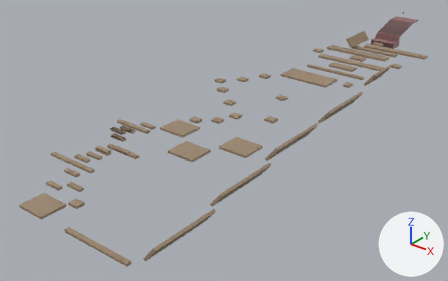
The glTF model assets/playground.glb: old version first, new version second.
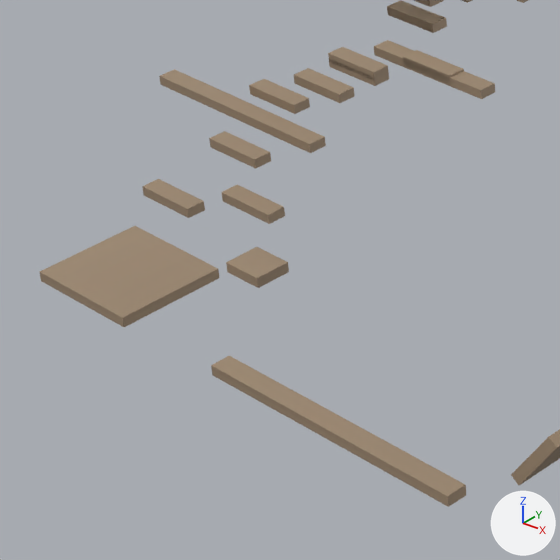
The first picture shows the older version from a camera (50 mm lens) standing at (244.0, -590.0, 163.0) and looking at (-42.0, -233.0, -58.0). The close-ups show both versions on the part from 2% to 35% of the width and 47% to 100% of the height of that picture; other places that the commit changed are outside them. Arrows for +X, +Y and +Z are at lower right; the lights stay in place. Where no turn or scale is listed for an object, it has been applied to the vertices.

Script lines for the objects in view, before the commit:
```python
me_cube_010 = bpy.data.meshes.new('Cube.010')
me_cube_010.from_pydata(...)  # a box spanning x -1.0..1.0, y -1.0..1.0, z -1.0..1.0
me_cube_010.materials.append(mat_wall_008)  # picture img_resurrect_64_32x
ob_cube_030 = bpy.data.objects.new('Cube.030', me_cube_010)
ob_cube_030.parent = ob_plattform_027
ob_cube_030.location = (0.0, 0.0, 0.0)
ob_cube_030.scale = (4.37, 1.79, 0.946)
ob_cube_036 = bpy.data.objects.new('Cube.036', me_cube_010)
ob_cube_036.parent = ob_plattform_033
ob_cube_036.location = (0.0, 0.0000305, 0.0)
ob_cube_036.scale = (4.37, 1.79, 0.946)
ob_plattform_014 = bpy.data.objects.new('Plattform.014', None)
ob_plattform_014.location = (-0.349, -403.6, -49.25)
ob_plattform_014.scale = (6.2, 1.0, 1.0)
ob_plattform_015 = bpy.data.objects.new('Plattform.015', None)
ob_plattform_015.location = (-37.39, -387.2, -42.65)
ob_plattform_015.rotation_euler = (0.0, 0.0, 1.571)  # degrees (0, 0, 90)
ob_plattform_015.scale = (0.736, 2.21, 1.0)
ob_plattform_016 = bpy.data.objects.new('Plattform.016', None)
ob_plattform_016.location = (-20.51, -299.7, -35.19)
ob_plattform_016.scale = (2.63, 5.48, 1.0)
ob_plattform_021 = bpy.data.objects.new('Plattform.021', None)
ob_plattform_021.location = (-77.24, -314.4, -35.75)
ob_plattform_021.scale = (1.48, 1.0, 1.0)
ob_plattform_027 = bpy.data.objects.new('Plattform.027', None)
ob_plattform_027.location = (-77.24, -314.4, -35.75)
ob_plattform_027.scale = (1.48, 1.0, 1.0)
# also in view: 'Cube.017' at (0.0, -404.0, -49.0); 'Cube.050' at (35.0, -369.0, -44.0); 'Cube.025' at (-77.0, -330.0, -40.0); 'Cube.018' at (-37.0, -387.0, -43.0); 'Cube.037' at (-77.0, -375.0, -50.0)
```
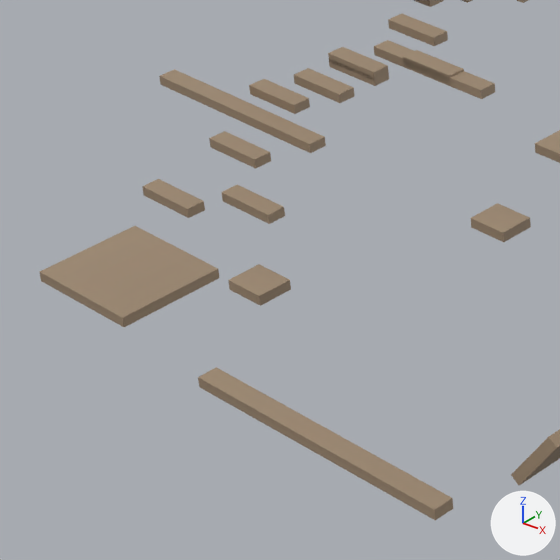
Not drawn themselves, but carrying or shaping drawn objects: ob_plattform_014, ob_plattform_015, ob_plattform_016, ob_plattform_021, ob_plattform_027.

Location of each change, [x1, y1, x2, y2] in pixels of the close-ups (560 x 560 px):
'Cube.017', moved: before [211, 356, 466, 507]; after [198, 367, 453, 520]
'Cube.018', moved: before [226, 247, 289, 288]; after [228, 264, 291, 306]
'Cube.054', moved, turned, rescaled (not visible before): after [471, 203, 531, 242]
'Cube.024', moved: before [387, 1, 447, 33]; after [388, 14, 448, 46]
'Cube.030', moved, turned, rescaled: before [387, 0, 447, 33]; after [329, 59, 389, 86]
'Cube.019', moved (not visible before): after [535, 130, 560, 163]
'Cube.038', unchanged, uncovered by the edit: before [222, 184, 285, 224]; after [40, 226, 219, 327]
'Cube.039', unchanged, covered by the edit: before [40, 226, 219, 327]
'Cube.033', unchanged, uncovered by the edit: before [249, 79, 310, 114]; after [159, 69, 326, 153]
'Cube.034', unchanged, covered by the edit: before [159, 69, 326, 153]; after [294, 68, 355, 103]

Edits to the bpy script that builds the scene:
```text
Change ob_plattform_014:
    ob_plattform_014.location: (-0.349, -403.6, -49.25) -> (-0.349, -406.4, -50.06)
Change ob_plattform_015:
    ob_plattform_015.location: (-37.39, -387.2, -42.65) -> (-37.39, -387.2, -46.07)
Change ob_plattform_016:
    ob_plattform_016.location: (-20.51, -299.7, -35.19) -> (-20.51, -318.1, -43.75)
Change ob_plattform_021:
    ob_plattform_021.location: (-77.24, -314.4, -35.75) -> (-77.24, -314.4, -38.64)
Change ob_plattform_027:
    ob_plattform_027.location: (-77.24, -314.4, -35.75) -> (-17.21, -351.1, -43.32)
    ob_plattform_027.rotation_euler: (0.0, 0.0, 0.0) -> (0.0, 0.0, 1.571)  # degrees (0, 0, 0) -> degrees (0, 0, 90)
    ob_plattform_027.scale: (1.48, 1.0, 1.0) -> (0.736, 2.21, 1.0)
Change ob_cube_030:
    ob_cube_030.parent: ob_plattform_027 -> ob_plattform_028
```
